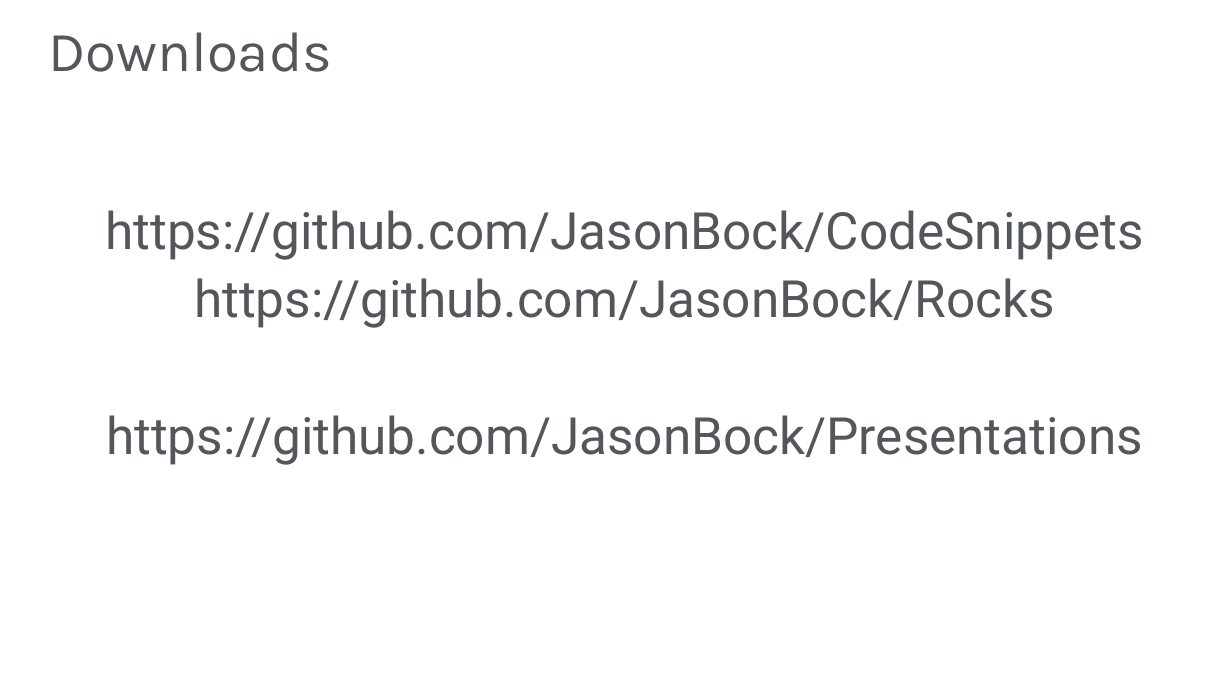
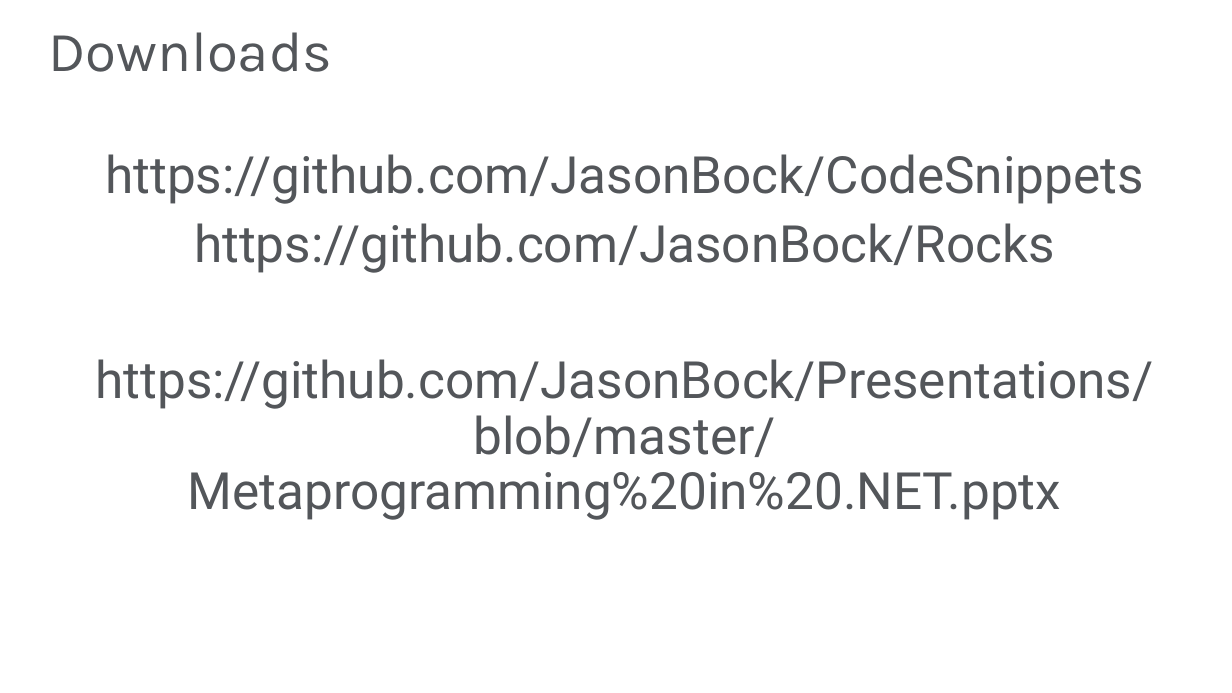
Before and after one commit to JasonBock/Presentations, a slide deck: slide 3 of Metaprogramming in .NET.pptx. Drawn at 1232x693 pixels with LibreOffice and Linux fonts; fonts in the diff are those of the drawing; background and template pictures are left out. Boxes give left, top, right and bottom in pixels: in the first picture for what was removed or moved away, otherwise in the second. Text is boxed around its words. In the diff, an @@ line names an element or a change of style, - is before the commit and + after.

```diff
--- a/Metaprogramming in .NET.pptx
+++ b/Metaprogramming in .NET.pptx
@@ text at <box>95,359,1153,520</box>: text changed @@
-https://github.com/JasonBock/Presentations
+https://github.com/JasonBock/Presentations/blob/master/Metaprogramming%20in%20.NET.pptx
```
Also in this commit, not shown: 2 other slides changed.
